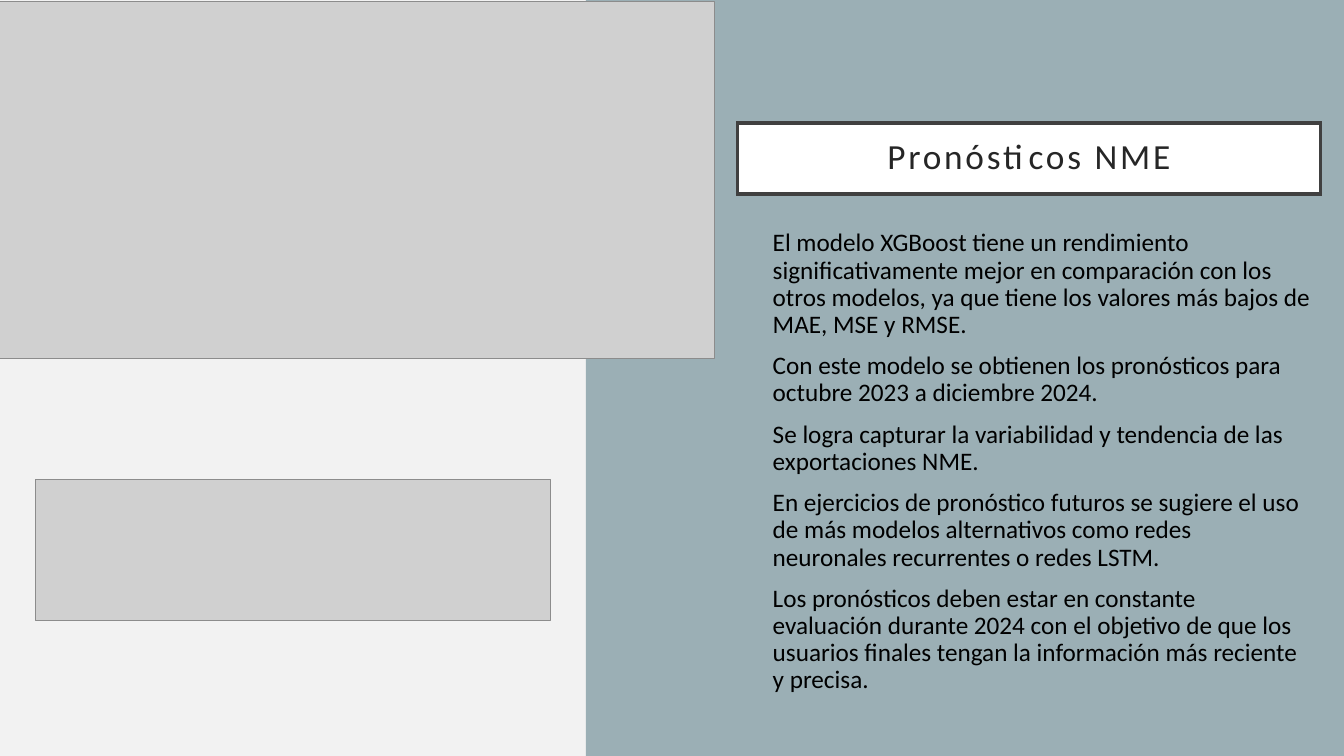
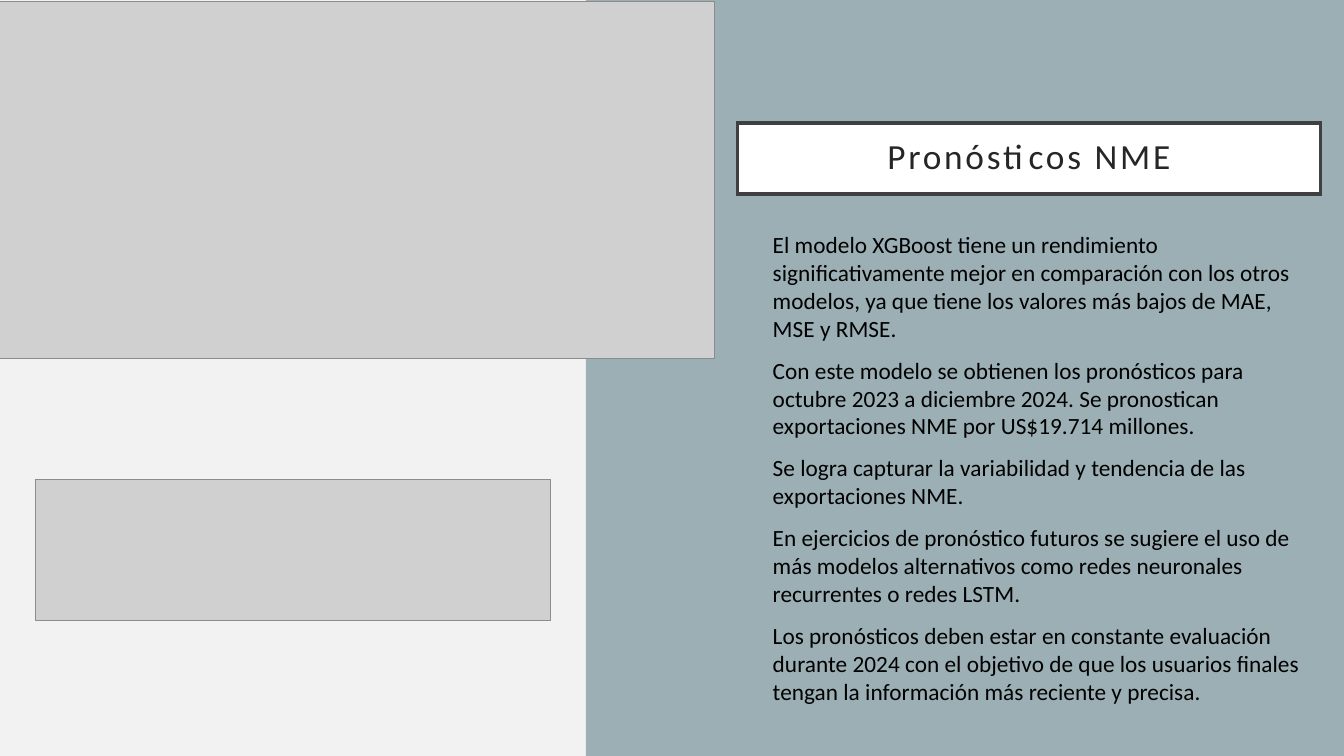
Before and after one commit to nriverag/ProColombia, a slide deck: slide 7 of Presentación de Resultados - Nicolas Rivera Garzón.pptx. Drawn at 1344x756 pixels with LibreOffice and Linux fonts; fonts in the diff are those of the drawing; grey boxes stand for pictures. Boxes give left, top, right and bottom in pixels: in the first picture for what was removed or moved away, otherwise in the second. Text is boxed around its words. In the diff, an @@ line names an element or a change of style, - is before the commit and + after.

```diff
--- a/Presentación de Resultados - Nicolas Rivera Garzón.pptx
+++ b/Presentación de Resultados - Nicolas Rivera Garzón.pptx
@@ text at (773, 237, 1299, 704): size 18 to 16.6 pt in "El modelo XGBoost tiene un rendimiento significativamente ...", "Se logra capturar la variabilidad y tendencia ...", "En ejercicios de pronóstico futuros se sugiere ...", "Los pronósticos deben estar en constante evaluación ..."; line spacing 0.9 to 1 @@
@@ text at (773, 363, 1243, 438): text changed; size 18 to 16.6 pt @@
-• Con este modelo se obtienen los pronósticos para octubre 2023 a diciembre 2024.
+• Con este modelo se obtienen los pronósticos para octubre 2023 a diciembre 2024. Se pronostican exportaciones NME por US$19.714 millones.
```
Also in this commit, not shown: 1 other file.
